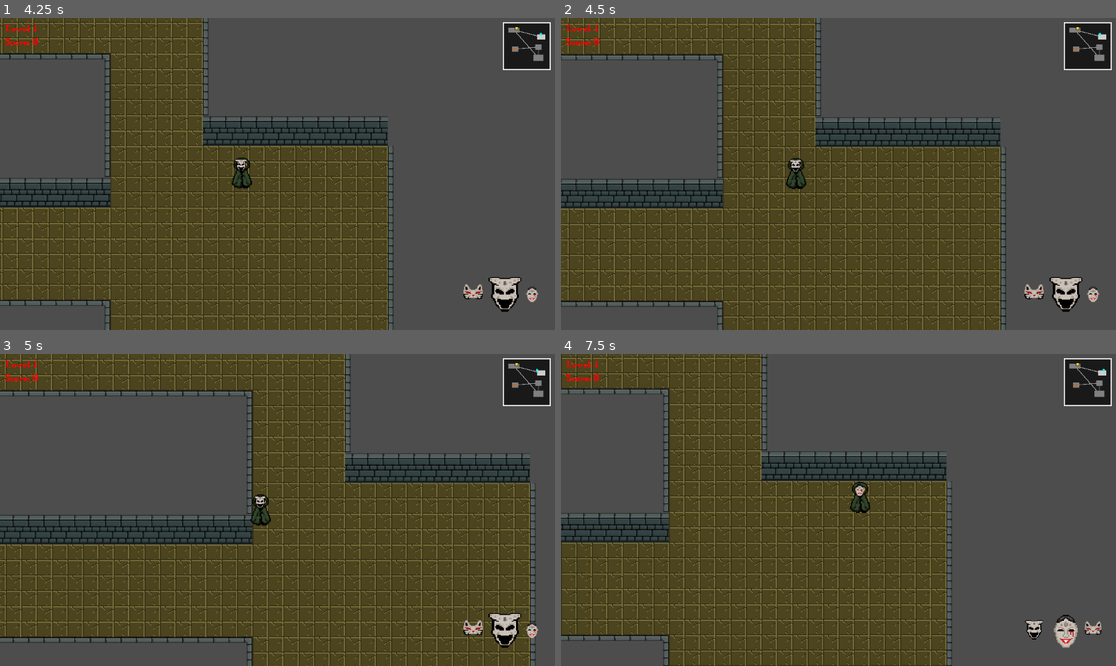
Above: before the commit, frames 1-4 (two rows, left to right).
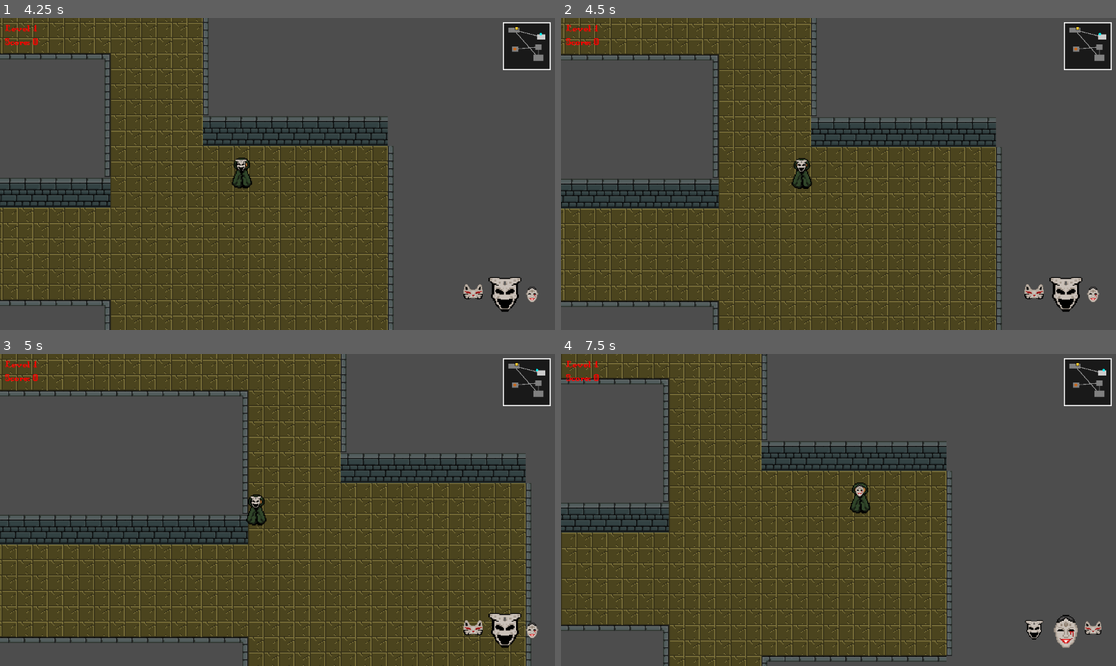
Above: after the commit, the same moments.

Repository: afilipovski/masked-descent
Game: Godot game, scene res://scenes/main.tscn
Same seed, same stepped clock (60 frames per second), same inputs: the game is played once before the commit and once after it.
Inputs:
- Up to frame 1 (4.25 s): tap Enter (ui_accept) at 0.5, 0.77, 1.52, 3.02, 3.77 s; hold D (move_right) 0.53-1.28 s; tap E (Interact) at 0.6, 2.85 s; hold S (move_down) 1.28-2.03 s; tap Tab (cycle_mask) at 1.35, 3.6 s; hold D (move_right) 2.03-2.78 s; tap Shift (sprint) at 2.1 s; hold W (move_up) 2.78-3.53 s; hold A (move_left) from 3.53 s (still down)
- Up to frame 2 (4.5 s): keep holding A (move_left); tap Shift (sprint) at 4.35 s
- Up to frame 3 (5 s): keep holding A (move_left); tap Enter (ui_accept) at 4.52 s
- Up to frame 4 (7.5 s): release A (move_left) at 5.03 s; hold S (move_down) 5.03-5.78 s; tap E (Interact) at 5.1, 7.35 s; hold D (move_right) 5.78-6.53 s; tap Tab (cycle_mask) at 5.85 s; tap Enter (ui_accept) at 6.02, 6.77 s; hold W (move_up) 6.53-7.28 s; tap Shift (sprint) at 6.6 s; hold D (move_right) from 7.28 s (still down)

Frame 1 is identical in both runs. In frame 2, 10% of the frame differs, in the area x 0-81%, y 0-100%; in frame 3, 11%; in frame 4, 14%, in the area x 0-71%, y 0-100%.

Commit message:
Implement stealth mechanics and cooldown UI, remove sprint

Diff:
--- a/scenes/main.tscn
+++ b/scenes/main.tscn
@@ -8,18 +8,19 @@
 [ext_resource type="Script" uid="uid://xt5yq5022r3t" path="res://scripts/dungeon_level_ui.gd" id="2_level_ui"]
 [ext_resource type="PackedScene" path="res://scenes/ui/mask_inventory.tscn" id="2_mask_inv"]
 [ext_resource type="Script" uid="uid://c32twut0orgx4" path="res://scripts/score_ui.gd" id="2_score_ui"]
-[ext_resource type="Script" uid="uid://cg3nobg4uifa" path="res://scripts/character_body_2d.gd" id="3_j7wrs"]
+[ext_resource type="Script" uid="uid://cg3nobg4uifa" path="res://scripts/player.gd" id="3_j7wrs"]
 [ext_resource type="Texture2D" uid="uid://0rcyg17w1i88" path="res://assets/wall-n.png" id="4_wall_n"]
 [ext_resource type="Texture2D" uid="uid://bu510rq3khy0q" path="res://assets/main_character.png" id="5_04qyp"]
 [ext_resource type="Script" uid="uid://c7qk5anmpq1im" path="res://scripts/dungeon_generator.gd" id="5_o6xl0"]
 [ext_resource type="Texture2D" uid="uid://b1nxaceg67pkb" path="res://assets/wall-s.png" id="5_wall_s"]
-[ext_resource type="PackedScene" uid="uid://c4n8f8uk1m84t" path="res://scenes/boss_room.tscn" id="6_tefeu"]
+[ext_resource type="PackedScene" path="res://scenes/boss_room.tscn" id="6_tefeu"]
 [ext_resource type="Texture2D" uid="uid://bqjw0titvxwbt" path="res://assets/wall-e.png" id="6_wall_e"]
 [ext_resource type="Texture2D" uid="uid://5wk2217drca7" path="res://assets/wall-w.png" id="7_wall_w"]
 [ext_resource type="Texture2D" uid="uid://clc2l7mydwmgc" path="res://assets/wall-corner-ne.png" id="8_wall_ne"]
 [ext_resource type="Texture2D" uid="uid://botl0whqtycbg" path="res://assets/stairs.png" id="9_gqmmt"]
 [ext_resource type="Texture2D" uid="uid://dux32kp2atja0" path="res://assets/wall-corner-nw.png" id="9_wall_nw"]
 [ext_resource type="Texture2D" uid="uid://xeyhyvcoxa2r" path="res://assets/door.png" id="10_door"]
+[ext_resource type="Script" uid="uid://b8p6xnuppwxl4" path="res://scripts/ui/stealth_cooldown_bar.gd" id="20_yc10j"]
 
 [sub_resource type="TileSetAtlasSource" id="TileSetAtlasSource_0e48y"]
 texture = ExtResource("1_o6xl0")
@@ -100,7 +101,21 @@
 
 [sub_resource type="CircleShape2D" id="CircleShape2D_4vge2"]
 
-[node name="Root2" type="Node2D" unique_id=1359679254]
+[sub_resource type="StyleBoxFlat" id="StyleBoxFlat_jbj1t"]
+bg_color = Color(0.21176471, 0.21176471, 0.21176471, 0.80784315)
+corner_radius_top_left = 2
+corner_radius_top_right = 2
+corner_radius_bottom_right = 2
+corner_radius_bottom_left = 2
+
+[sub_resource type="StyleBoxFlat" id="StyleBoxFlat_muem4"]
+bg_color = Color(0, 1, 1, 1)
+corner_radius_top_left = 2
+corner_radius_top_right = 2
+corner_radius_bottom_right = 2
+corner_radius_bottom_left = 2
+
+[node name="Root3" type="Node2D" unique_id=1359679254]
 
 [node name="UI" type="CanvasLayer" parent="." unique_id=139768032]
 
@@ -239,6 +254,16 @@
 position_smoothing_enabled = true
 rotation_smoothing_enabled = true
 
+[node name="ProgressBar" type="ProgressBar" parent="Player" unique_id=301142588]
+offset_left = -20.0
+offset_top = 15.0
+offset_right = 20.0
+offset_bottom = 23.0
+theme_override_styles/background = SubResource("StyleBoxFlat_jbj1t")
+theme_override_styles/fill = SubResource("StyleBoxFlat_muem4")
+show_percentage = false
+script = ExtResource("20_yc10j")
+
 [node name="BossRoom" parent="." unique_id=261575104 instance=ExtResource("6_tefeu")]
 
 [node name="Node2D" type="Node2D" parent="." unique_id=407149965]
@@ -246,6 +271,5 @@
 [node name="BossRoom2" parent="." unique_id=912229205 instance=ExtResource("6_tefeu")]
 position = Vector2(-67, 13)
 
-[connection signal="mask_changed" from="UI/MaskInventory" to="Player" method="_on_mask_changed"]
 [connection signal="dungeon_generated" from="TileMap" to="UI/MarginContainer/Minimap" method="update_dungeon_data"]
 [connection signal="player_died" from="Player" to="UI/GameOverScreen" method="show_game_over"]
--- a/scenes/node_2d.tscn
+++ b/scenes/node_2d.tscn
@@ -78,7 +78,7 @@
 
 [sub_resource type="CircleShape2D" id="CircleShape2D_4vge2"]
 
-[node name="Root" type="Node2D" unique_id=1359679254]
+[node name="Root3" type="Node2D" unique_id=1359679254]
 
 [node name="TileMap" type="TileMap" parent="." unique_id=1103315701]
 tile_set = SubResource("TileSet_epypp")
--- a/scenes/test_room.tscn
+++ b/scenes/test_room.tscn
@@ -1,8 +1,8 @@
-[gd_scene format=3 uid="uid://b7a76f07gyul1"]
+[gd_scene format=3 uid="uid://bf2sfnoewqbj2"]
 
 [ext_resource type="Texture2D" uid="uid://b5x71iuusdvnu" path="res://assets/floor-test.png" id="1_4vge2"]
 [ext_resource type="Texture2D" uid="uid://b17xn4u5gk3kl" path="res://assets/wall-test.png" id="2_04qyp"]
-[ext_resource type="Script" uid="uid://cg3nobg4uifa" path="res://scripts/character_body_2d.gd" id="3_503t6"]
+[ext_resource type="Script" uid="uid://cg3nobg4uifa" path="res://scripts/player.gd" id="3_503t6"]
 [ext_resource type="Texture2D" uid="uid://bu510rq3khy0q" path="res://assets/main_character.png" id="3_vqwjj"]
 [ext_resource type="PackedScene" uid="uid://cs0uiq4hqgsgr" path="res://scenes/enemies/dwarf.tscn" id="5_503t6"]
 [ext_resource type="PackedScene" uid="uid://cvywpxd7v2p8d" path="res://scenes/interactables/treasure_chest.tscn" id="6_mous7"]
@@ -26,7 +26,7 @@
 
 [sub_resource type="CircleShape2D" id="CircleShape2D_4vge2"]
 
-[node name="Root" type="Node2D" unique_id=1359679254]
+[node name="Root2" type="Node2D" unique_id=1359679254]
 
 [node name="TileMap" type="TileMap" parent="." unique_id=1103315701]
 tile_set = SubResource("TileSet_epypp")
--- a/scripts/boss/boss.gd
+++ b/scripts/boss/boss.gd
@@ -24,6 +24,12 @@
 	if player == null:
 		return
 
+	# Check if player is stealthed - lose detection
+	if player_detected and player.has_node("CombatManager"):
+		var combat_manager = player.get_node("CombatManager") as CombatManager
+		if combat_manager and combat_manager.is_player_stealthed():
+			player_detected = false
+
 	direction = player.global_position - global_position
 
 	if direction.x < 0:
--- a/scripts/boss/idle.gd
+++ b/scripts/boss/idle.gd
@@ -25,6 +25,12 @@
 
 func _on_player_detection_body_entered(body):
 	if body.is_in_group("player"):
+		# Don't detect stealthed players
+		if body.has_node("CombatManager"):
+			var cm = body.get_node("CombatManager") as CombatManager
+			if cm and cm.is_player_stealthed():
+				return
+
 		set_player_entered(true)
 
 func _on_player_detection_body_exited(body):
--- a/scripts/combat_manager.gd
+++ b/scripts/combat_manager.gd
@@ -121,3 +121,6 @@
     if is_stealthed:
         return STEALTH_OPACITY
     return 1.0
+
+func is_player_stealthed() -> bool:
+    return is_stealthed
--- a/scripts/enemies/base.gd
+++ b/scripts/enemies/base.gd
@@ -26,6 +26,8 @@
 		find_player()
 		return
 
+	_update_hitbox_detection()
+
 	_update_movement(_delta)
 	move_and_slide()
 
@@ -33,12 +35,16 @@
 	chase_player()
 
 func find_player():
-	var players = get_tree().get_nodes_in_group("player")
+	var players = get_tree().get_nodes_in_group(Groups.PLAYER)
 	if players.size() > 0:
 		player = players[0]
 
 func chase_player():
 	if not player:
+		return
+
+	if not can_detect_player():
+		velocity = Vector2.ZERO
 		return
 
 	var distance_to_player = global_position.distance_to(player.global_position)
@@ -83,7 +89,11 @@
 
 func _on_hitbox_body_entered(body: Node2D):
 	print("Hitbox detected body: ", body.name, " groups: ", body.get_groups())
-	if body.is_in_group("player"):
+	if body.is_in_group(Groups.PLAYER):
+		if not can_detect_player():
+			print("Cannot detect player due to stealth")
+			return
+
 		print("Player entered hitbox!")
 		player_in_hitbox = true
 		_attack_player(body)
@@ -93,12 +103,17 @@
 
 func _on_hitbox_body_exited(body: Node2D):
 	print("Hitbox body exited: ", body.name)
-	if body.is_in_group("player"):
+	if body.is_in_group(Groups.PLAYER):
 		player_in_hitbox = false
 		damage_timer.stop()
 
 func _on_damage_timer_timeout():
 	if player_in_hitbox and player:
+		if not can_detect_player():
+			damage_timer.stop()
+			player_in_hitbox = false
+			return
+
 		_attack_player(player)
 
 func _attack_player(player_body: Node2D):
@@ -109,6 +124,41 @@
 	if player_body.has_method("take_damage"):
 		player_body.take_damage(damage)
 
+func can_detect_player() -> bool:
+	if not player:
+		return false
+
+	if player.has_node("CombatManager"):
+		var combat_manager = player.get_node("CombatManager") as CombatManager
+		if combat_manager.is_player_stealthed():
+			return not combat_manager.is_player_stealthed()
+	return true
+
+func _update_hitbox_detection():
+	# Check if player stealth state changed while in hitbox
+	var hitbox = get_node_or_null("Hitbox")
+	if not hitbox or not player:
+		return
+
+	var is_overlapping = hitbox.overlaps_body(player)
+	var can_detect = can_detect_player()
+
+	# Player in hitbox and detectable, but we're not tracking them
+	if is_overlapping and can_detect and not player_in_hitbox:
+		player_in_hitbox = true
+		_attack_player(player)
+		damage_timer.start()
+
+	# Player in hitbox but NOT detectable (stealthed), stop attacking
+	elif is_overlapping and not can_detect and player_in_hitbox:
+		player_in_hitbox = false
+		damage_timer.stop()
+
+	# Player left hitbox
+	elif not is_overlapping and player_in_hitbox:
+		player_in_hitbox = false
+		damage_timer.stop()
+
 func _animate_enemy():
 	var animated_sprite = $AnimatedSprite2D
 	if animated_sprite:
--- a/scripts/minimap.gd
+++ b/scripts/minimap.gd
@@ -175,13 +175,11 @@
 	queue_redraw()
 
 func _draw_chest():
-	print("_draw_chest called with chest_position: ", chest_position)
 	if chest_position == Vector2i.ZERO:
 		print("Chest position is zero, not drawing")
 		return
 
 	var chest_minimap_pos = dungeon_to_minimap(Vector2(chest_position))
-	print("Chest minimap position: ", chest_minimap_pos)
 
 	# Draw chest as a square
 	var chest_size = 6.0 # Made it bigger for visibility
@@ -191,7 +189,6 @@
 	)
 	draw_rect(chest_rect, chest_color, true)
 	draw_rect(chest_rect, Color.BLACK, false, 1.0) # Border
-	print("Drew chest rectangle at: ", chest_rect)
 
 func _draw_player():
 	if not player or not tilemap:
--- a/scripts/character_body_2d.gd
+++ b/scripts/player.gd
@@ -5,7 +5,6 @@
 
 
 const SPEED = 200.0
-const SPRINT_MULTIPLIER = 1.8
 const FIRE_COOLDOWN = 0.5 # Seconds between shots
 const STAIRS_SOURCE = 2
 const DOOR_SOURCE = 9
@@ -21,6 +20,7 @@
 var knockback_velocity: Vector2 = Vector2.ZERO
 var knockback_friction: float = 800.0
 var original_collision_mask: int = 0
+var original_collision_layer: int = 0
 
 # Mask textures
 var mask_textures = []
@@ -33,6 +33,8 @@
 
 func _ready() -> void:
 	add_to_group(Groups.PLAYER)
+	combat_manager.name = "CombatManager"
+
 	add_child(combat_manager)
 	health = max_health
 	reset_position()
@@ -51,6 +53,7 @@
 	# Set initial mask
 	if mask_textures.size() > 0:
 		mask_sprite.texture = mask_textures[0]
+	original_collision_layer = collision_layer
 	original_collision_mask = collision_mask
 
 func reset_position() -> void:
@@ -80,11 +83,7 @@
 		Inputs.MOVE_DOWN
 	)
 
-	var current_speed = SPEED
-	if Input.is_action_pressed(Inputs.SPRINT):
-		current_speed *= SPRINT_MULTIPLIER
-
-	current_speed *= combat_manager.get_speed_multiplier()
+	var current_speed = SPEED * combat_manager.get_speed_multiplier()
 
 	if direction != Vector2.ZERO:
 		velocity = direction * current_speed
@@ -266,12 +265,11 @@
 	disable_enemy_phasing()
 
 func enable_enemy_phasing():
-	# Disable collision with enemy layer (layer 4, which is bit 3 in 0-indexed)
-	# Enemy collision_layer = 141 = binary 10001101
-	# We need to turn off bits that would collide with enemies
-	# Since enemies are on multiple layers, we'll just disable the specific enemy bits
-	# Bit 0 (1), Bit 2 (4), Bit 3 (8), Bit 7 (128) = 141
-	collision_mask &= ~141
+	# Remove player from physics layers so enemies can't detect us
+	# Player is on layer 8 (bit 3), enemies check for layer 8
+	collision_layer = 0 # Remove from all collision layers
+	collision_mask &= ~4 # Also stop colliding with enemy layer (layer 3 = bit 2)
 
 func disable_enemy_phasing():
+	collision_layer = original_collision_layer
 	collision_mask = original_collision_mask
--- /dev/null
+++ b/scripts/ui/stealth_cooldown_bar.gd
@@ -0,0 +1,31 @@
+extends ProgressBar
+
+var combat_manager: CombatManager
+var signal_connected: bool = false
+
+func _ready():
+    visible = false
+    max_value = 1.0
+    value = 0.0
+    show_percentage = false
+
+func _process(_delta):
+    if not signal_connected:
+        var player = get_parent()
+        if player and player.has_node("CombatManager"):
+            combat_manager = player.get_node("CombatManager") as CombatManager
+            if combat_manager:
+                combat_manager.stealth_deactivated.connect(_on_stealth_deactivated)
+                signal_connected = true
+
+    if not combat_manager or not visible:
+        return
+
+    if combat_manager.stealth_cooldown_timer > 0:
+        value = 1.0 - (combat_manager.stealth_cooldown_timer / combat_manager.STEALTH_COOLDOWN)
+    else:
+        visible = false
+
+func _on_stealth_deactivated():
+    visible = true
+    value = 0.0
Not shown: 1 places in scenes/node_2d.tscn that only renumber resources
Renamed: scripts/character_body_2d.gd.uid -> scripts/player.gd.uid
Not shown, added: scripts/ui/stealth_cooldown_bar.gd.uid
